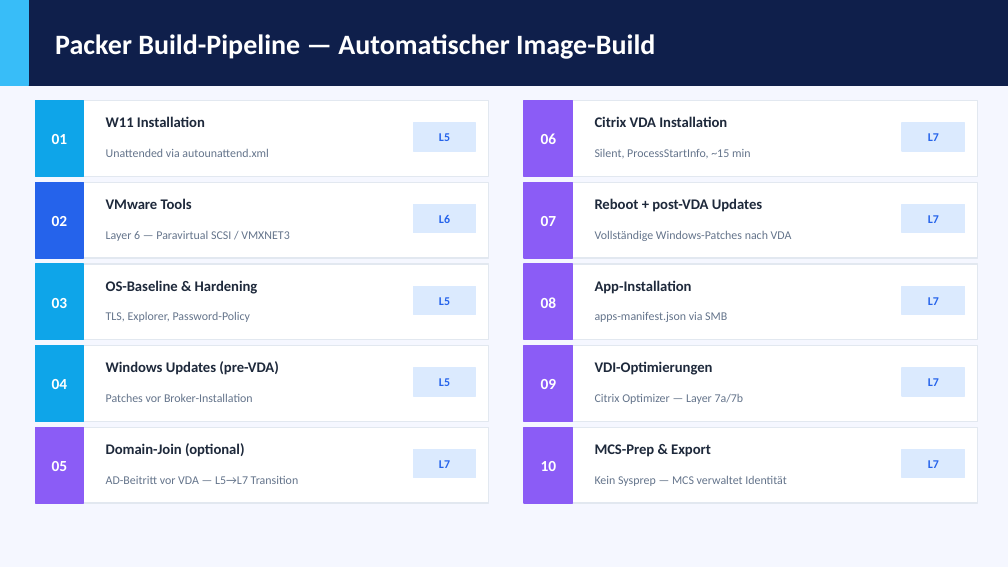
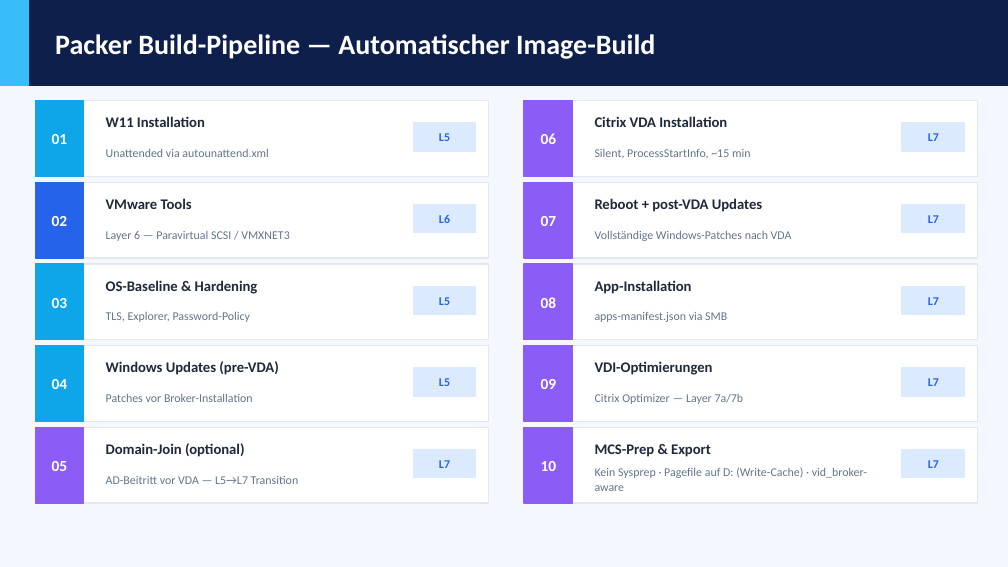
Before and after one commit to cyberms/VID, a slide deck: slide 6 of VID-Management-Praesentation-Phase1.pptx. Drawn at 1008x567 pixels with LibreOffice and Linux fonts; fonts in the diff are those of the drawing. Boxes give left, top, right and bottom in pixels: in the first picture for what was removed or moved away, otherwise in the second. Text is boxed around its words. In the diff, an @@ line names an element or a change of style, - is before the commit and + after.

```diff
--- a/VID-Management-Praesentation-Phase1.pptx
+++ b/VID-Management-Praesentation-Phase1.pptx
@@ text at [595, 467, 867, 491]: text changed @@
-Kein Sysprep — MCS verwaltet Identität
+Kein Sysprep · Pagefile auf D: (Write-Cache) · vid_broker-aware
```
Also in this commit, not shown: 2 other slides changed, 2 other files.
